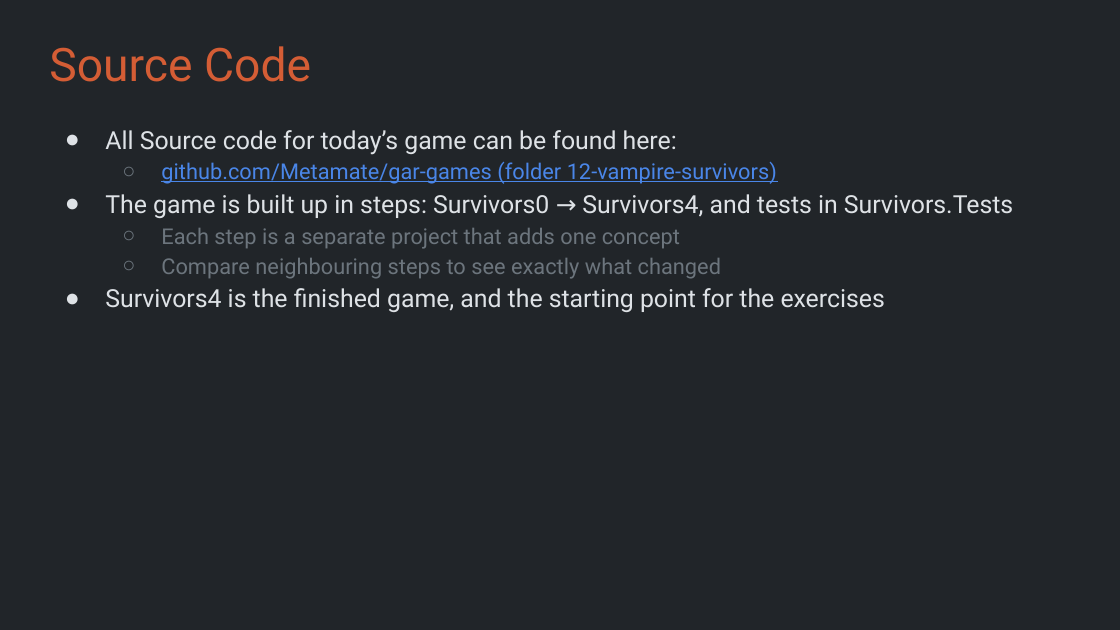
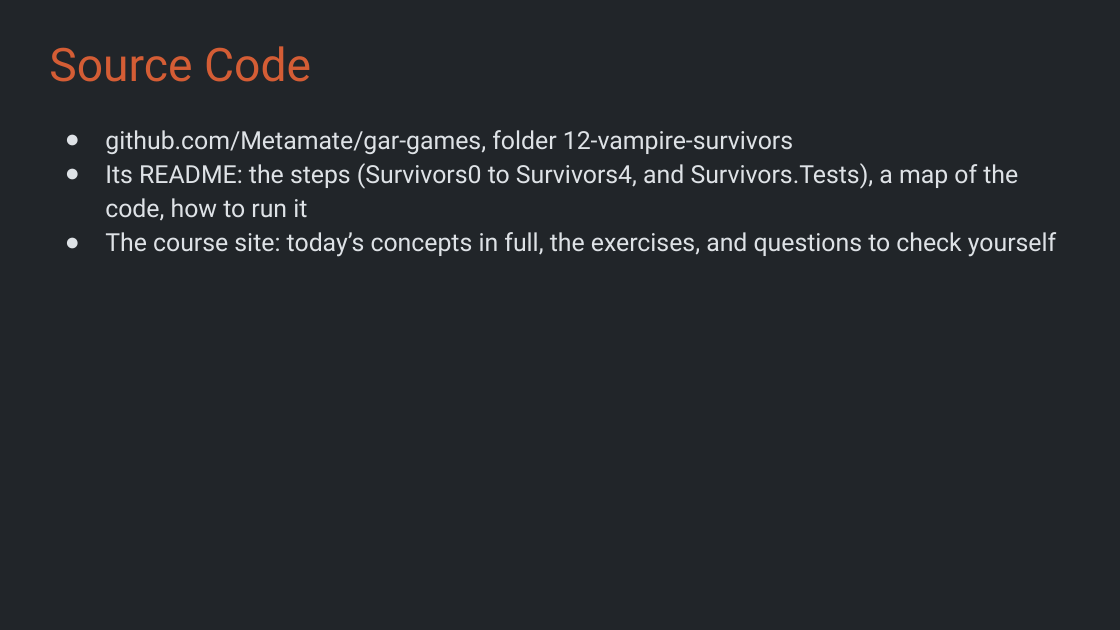
Before and after one commit to Metamate/gar, a slide deck: slide 4 of slides/12 Vampire Survivors.pptx. Drawn at 1120x630 pixels with LibreOffice and Linux fonts; fonts in the diff are those of the drawing. Boxes give left, top, right and bottom in pixels: in the first picture for what was removed or moved away, otherwise in the second. Text is boxed around its words. In the diff, an @@ line names an element or a change of style, - is before the commit and + after.

```diff
--- a/slides/12 Vampire Survivors.pptx
+++ b/slides/12 Vampire Survivors.pptx
@@ text at bbox=[105, 130, 1056, 257]: text changed @@
-● All Source code for today’s game can be found here:
-  ○ github.com/Metamate/gar-games (folder 12-vampire-survivors)
-● The game is built up in steps: Survivors0 → Survivors4, and tests in Survivors.Tests
-  ○ Each step is a separate project that adds one concept
-  ○ Compare neighbouring steps to see exactly what changed
-● Survivors4 is the finished game, and the starting point for the exercises
+● github.com/Metamate/gar-games, folder 12-vampire-survivors
+● Its README: the steps (Survivors0 to Survivors4, and Survivors.Tests), a map of the code, how to run it
+● The course site: today’s concepts in full, the exercises, and questions to check yourself
```
Also in this commit, not shown: 8 other slides changed, 1 slide added, 1 other file.
